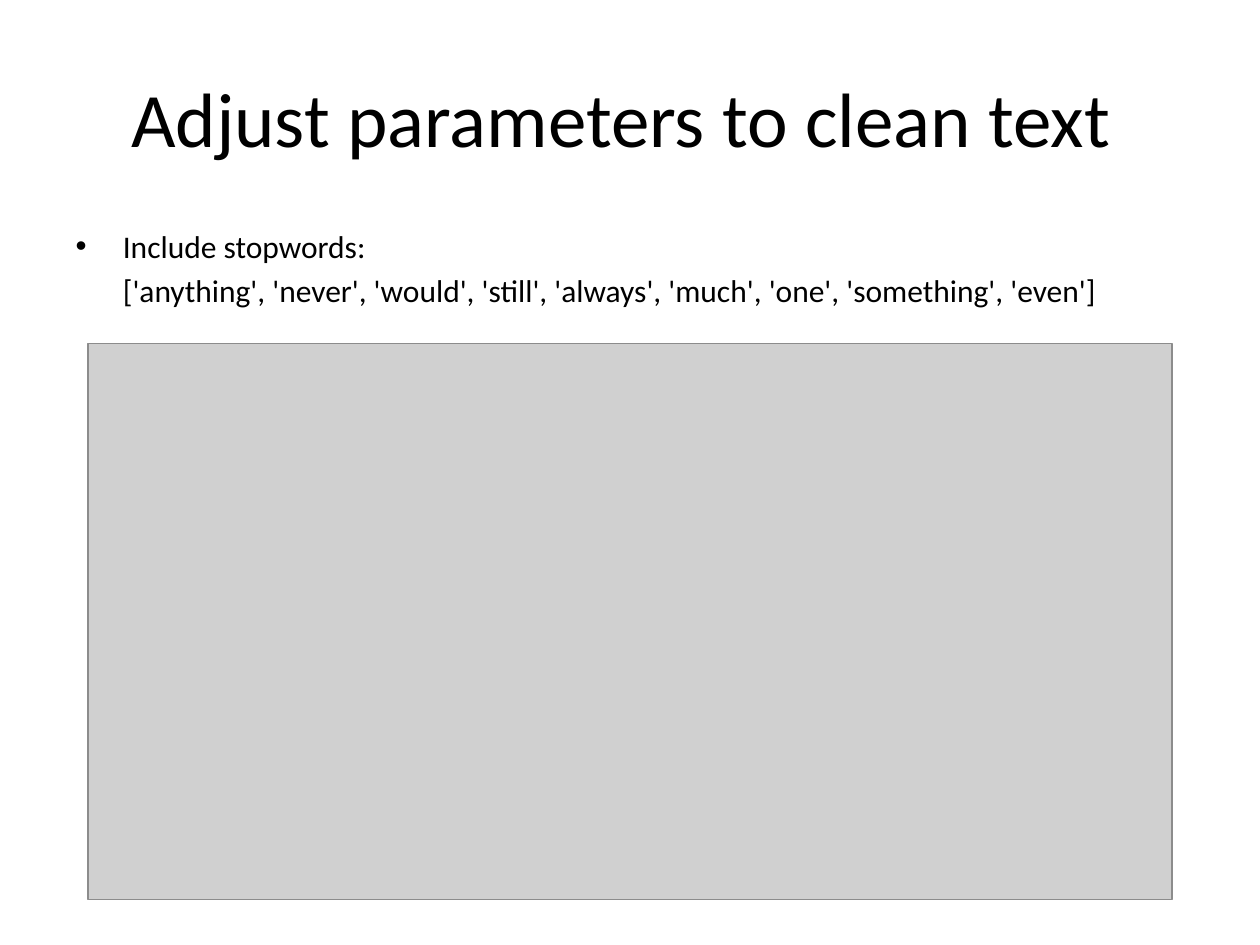
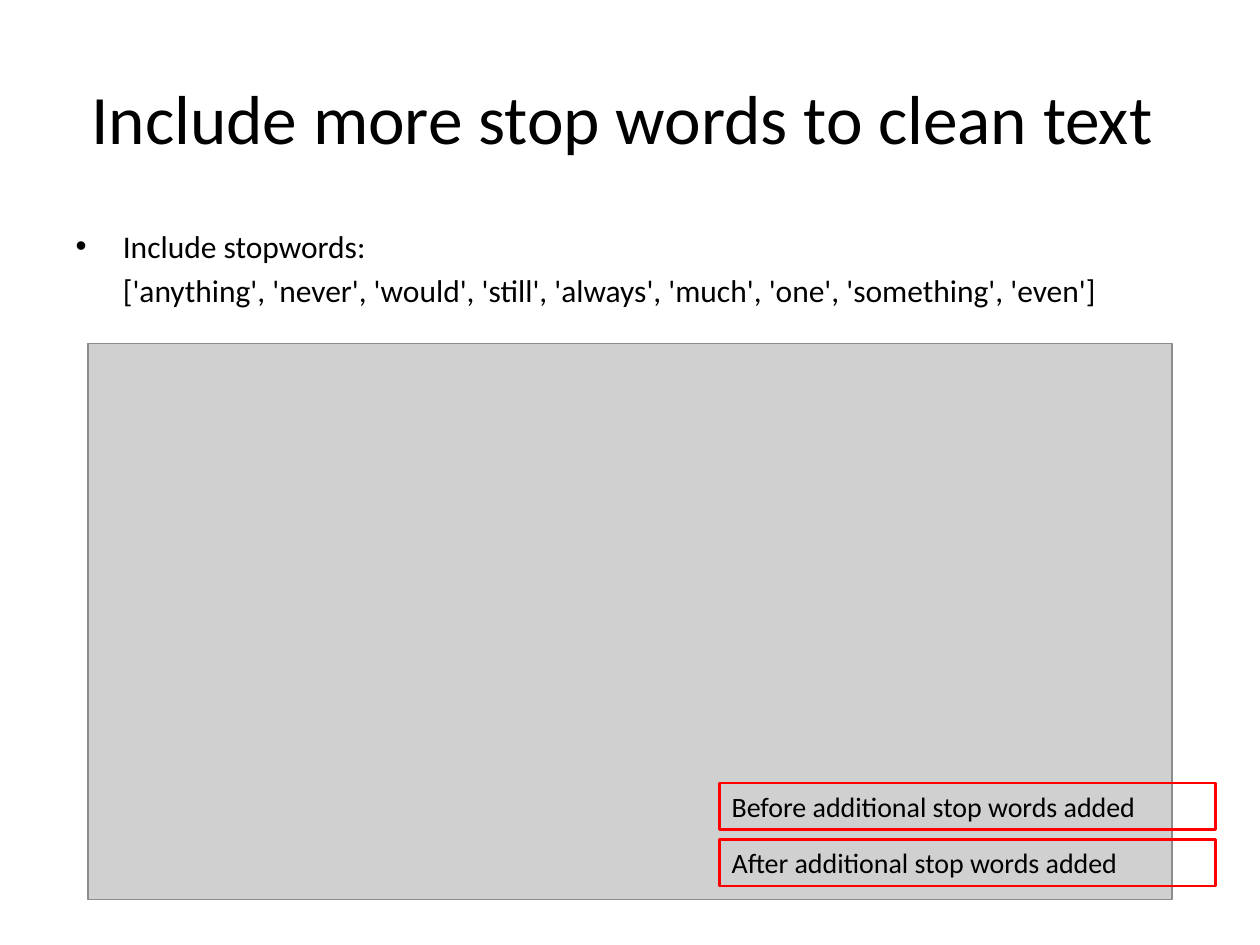
Before and after one commit to yongtat-koh/DSI-Projects, a slide deck: slide 13 of P3/Depression vs Anxiety.pptx (slide 10 before the commit). Drawn at 1260x945 pixels with LibreOffice and Linux fonts; fonts in the diff are those of the drawing; grey boxes stand for pictures. Boxes give left, top, right and bottom in pixels: in the first picture for what was removed or moved away, otherwise in the second. Text is boxed around its words. In the diff, an @@ line names an element or a change of style, - is before the commit and + after.

```diff
--- a/P3/Depression vs Anxiety.pptx
+++ b/P3/Depression vs Anxiety.pptx
@@ title at [91, 96, 1152, 156]: text changed; size 44 to 39.6 pt @@
-Adjust parameters to clean text
+Include more stop words to clean text
@@ rectangle added at [719, 782, 1216, 829], outline #FF0000 1.5 pt, 16 pt, text #000000 @@
+Before additional stop words added
@@ rectangle added at [719, 839, 1216, 886], outline #FF0000 1.5 pt, 16 pt, text #000000 @@
+After additional stop words added
```
Also in this commit, not shown: 4 other slides changed, 6 slides added, 2 slides removed, 3 other files.
